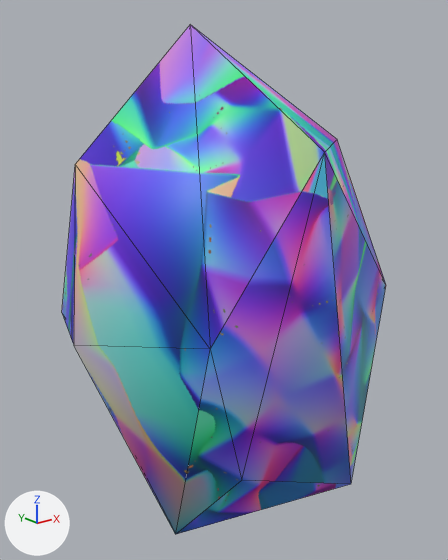
One commit to the FBX model Assets/Meshes/garbage/paper.fbx: the scene before it, then after it.
One viewpoint serves both versions: a 50 mm lens placed at (-0.507, -2.357, 0.301), pointed at (0.006, -1.716, 0.044). Lighting does not change. The marker at lower left points along +X, +Y and +Z. Mesh edges are drawn as thin lines. Where no turn or scale is listed for an object, it has been applied to the vertices.

The first picture shows 'paper_lp2'.
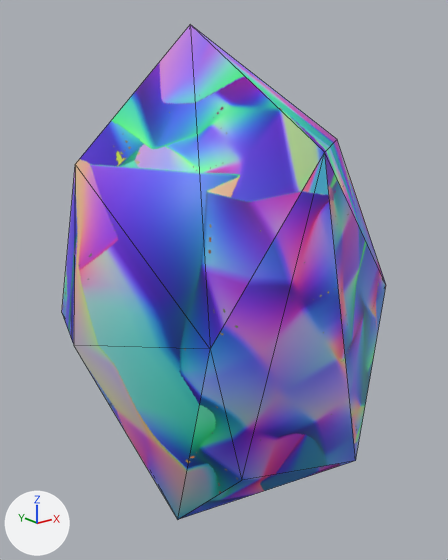
The newer file is also rescaled (x0.2), turned or shifted as a whole; pictures and numbers use the older file's frame.

Pixel boxes (x1, y1, x2, y2) of what changed, in the pictures (448 x 560 px):
'paper_lp2', reshaped: before (62, 25, 386, 534); after (62, 25, 386, 519)
part 1 of me_plane_002, cut back: before (74, 153, 386, 534); after (74, 152, 386, 519)

What the commit changed:
me_plane_002 is used by ob_paper_lp2; location (0.0, -1.745, 0.0).
Verts and faces of me_plane_002; kept vertices keep their numbers, new ones are numbered from 16.
Before the commit, vertices of me_plane_002: 0 (0.107, -0.134, -0.24) at pixel (351, 484), 2 (-0.158, -0.081, -0.224) at pixel (175, 534), 3 (-0.074, 0.213, -0.187), 4 (0.111, 0.145, -0.158), 7 (0.272, 0.038, -0.193).
me_plane_002 had 16 vertices, 27 faces and spanned x -0.237..0.272, y -0.253..0.305, z -0.24..0.364.
me_plane_002 now has 16 vertices, 24 faces and spans x -0.237..0.272, y -0.253..0.305, z -0.2..0.364.
Part 1, on me_plane_002:
Faces deleted: (0, 4, 7), (2, 3, 4), (0, 2, 4).
Vertex 0 moves to (0.108, -0.138, -0.2), pixel (355, 460).
Vertex 2 moves to (-0.156, -0.085, -0.2), pixel (177, 519).
Vertex 3 moves to (-0.077, 0.211, -0.2).
Vertex 4 moves to (0.111, 0.152, -0.2).
Vertex 7 moves to (0.272, 0.041, -0.2).
